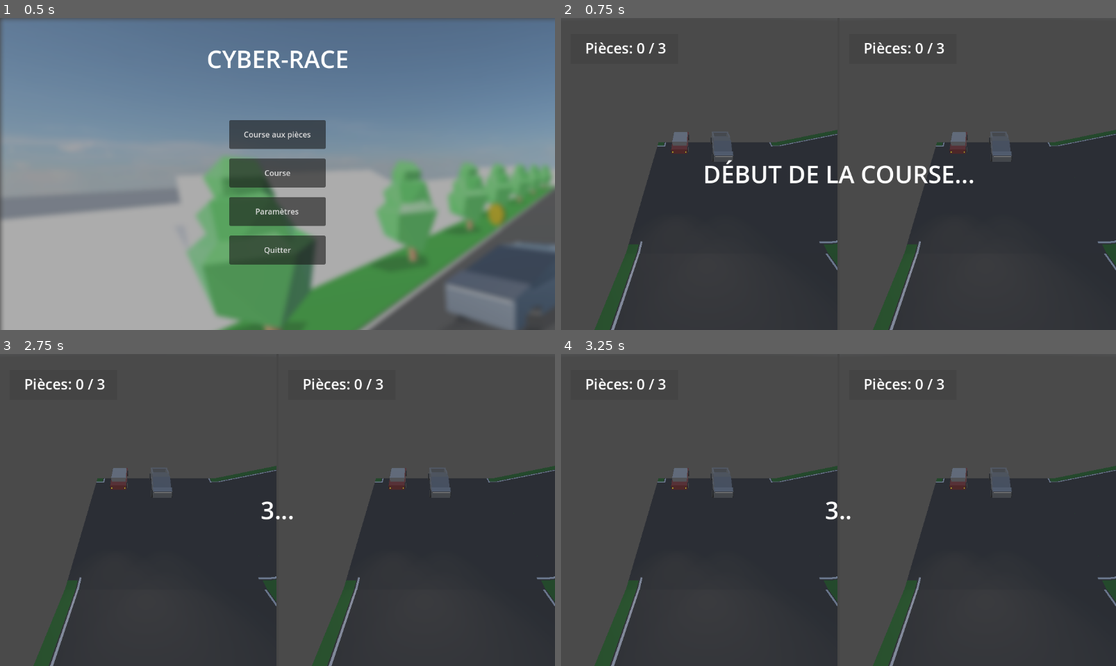
Above: before the commit, frames 1-4 (two rows, left to right).
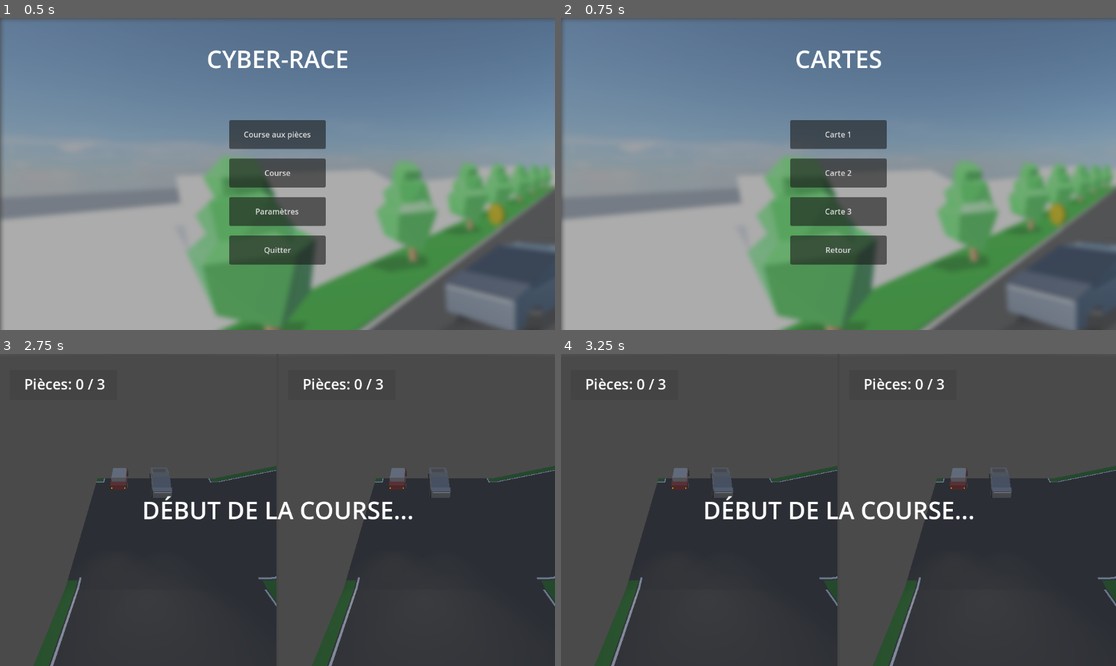
Above: after the commit, the same moments.

Repository: AntoineT01/Cyber-Race
Game: Godot game, scene res://Interface/main_menu.tscn
Same seed, same stepped clock (60 frames per second), same inputs: the game is played once before the commit and once after it. A sky picture missing from this copy of the repository is replaced by a grey-blue gradient.
Inputs (mouse positions are in pixels of both pictures, inside the frame that each line leads up to):
- Up to frame 1 (0.5 s): no input
- Up to frame 2 (0.75 s): click "Course aux pièces" at 0.5 s
- Up to frame 3 (2.75 s): click (277, 469) at 1.25 s, where only the run after the commit has a clickable "Carte 1"; tap Enter at 2 s; move the mouse to (399, 494) at 2.02 s; hold D (right_steering_1) from 2.03 s (still down); tap 0 (brake_2) at 2.1 s; click (399, 494) at 2.17 s
- Up to frame 4 (3.25 s): release D (right_steering_1) at 2.75 s; drag from (727, 525) to (810, 572) at 2.77 s

Frame 1 is identical in both runs. In frame 2, 96% of the frame differs, in the area x 0-100%, y 0-100%; in frame 3, 1.2%; in frame 4, 1.2%.
Error in both runs: Invalid access to property or key 'x' on a base object of type 'Nil'. (res://scripts/settings_manager.gd:49)

Commit message:
feat: Level selection feature

Diff:
--- /dev/null
+++ b/Interface/level_selection.gd
@@ -0,0 +1,26 @@
+extends Control
+
+@export var map1: String
+@export var map2: String
+@export var map3: String
+
+@onready var Map1Button = $CenterContainer/VBoxContainer/Map1
+@onready var Map2Button = $CenterContainer/VBoxContainer/Map2
+@onready var Map3Button = $CenterContainer/VBoxContainer/Map3
+
+@onready var menu = $"../Node"
+
+func _on_map_1_pressed() -> void:
+	print("Switching to : ", map1)
+	get_tree().change_scene_to_file(map1)
+
+
+func _on_map_2_pressed() -> void:
+	get_tree().change_scene_to_file(map2)
+
+func _on_map_3_pressed() -> void:
+	get_tree().change_scene_to_file(map3)
+
+func _on_quit_button_pressed() -> void:
+	self.visible = false
+	menu.visible = true
--- /dev/null
+++ b/Interface/level_selection.tscn
@@ -0,0 +1,100 @@
+[gd_scene load_steps=3 format=3 uid="uid://drv13t1lrwqrd"]
+
+[ext_resource type="Script" path="res://Interface/level_selection.gd" id="1_n4g8w"]
+[ext_resource type="Texture2D" uid="uid://cm1ip076ytvp4" path="res://assets/screen_accueil-blured.png" id="2_63e44"]
+
+[node name="LevelSelection" type="Control"]
+layout_mode = 3
+anchors_preset = 15
+anchor_right = 1.0
+anchor_bottom = 1.0
+grow_horizontal = 2
+grow_vertical = 2
+script = ExtResource("1_n4g8w")
+
+[node name="CanvasLayer" type="CanvasLayer" parent="."]
+layer = -2
+
+[node name="BackgroundImage" type="TextureRect" parent="CanvasLayer"]
+offset_right = 40.0
+offset_bottom = 40.0
+texture = ExtResource("2_63e44")
+
+[node name="ColorRect" type="ColorRect" parent="."]
+layout_mode = 1
+anchors_preset = 15
+anchor_right = 1.0
+anchor_bottom = 1.0
+grow_horizontal = 2
+grow_vertical = 2
+color = Color(0.237539, 0.237539, 0.237539, 0.427451)
+
+[node name="VBoxContainer2" type="VBoxContainer" parent="."]
+layout_mode = 1
+anchors_preset = 5
+anchor_left = 0.5
+anchor_right = 0.5
+offset_left = -147.5
+offset_top = 50.0
+offset_right = 147.5
+offset_bottom = 119.0
+grow_horizontal = 2
+
+[node name="MapsLabel" type="Label" parent="VBoxContainer2"]
+layout_mode = 2
+theme_override_font_sizes/font_size = 50
+text = "Cartes"
+horizontal_alignment = 1
+uppercase = true
+
+[node name="CenterContainer" type="CenterContainer" parent="."]
+layout_mode = 1
+anchors_preset = 8
+anchor_left = 0.5
+anchor_top = 0.5
+anchor_right = 0.5
+anchor_bottom = 0.5
+offset_left = -100.0
+offset_top = -150.0
+offset_right = 100.0
+offset_bottom = 150.0
+grow_horizontal = 2
+grow_vertical = 2
+
+[node name="VBoxContainer" type="VBoxContainer" parent="CenterContainer"]
+layout_mode = 2
+size_flags_horizontal = 3
+size_flags_vertical = 3
+theme_override_constants/separation = 20
+alignment = 1
+
+[node name="EmptyLabel" type="Label" parent="CenterContainer/VBoxContainer"]
+layout_mode = 2
+theme_override_font_sizes/font_size = 40
+horizontal_alignment = 1
+uppercase = true
+
+[node name="Map1" type="Button" parent="CenterContainer/VBoxContainer"]
+custom_minimum_size = Vector2(200, 60)
+layout_mode = 2
+text = "Carte 1"
+
+[node name="Map2" type="Button" parent="CenterContainer/VBoxContainer"]
+custom_minimum_size = Vector2(0, 60)
+layout_mode = 2
+text = "Carte 2"
+
+[node name="Map3" type="Button" parent="CenterContainer/VBoxContainer"]
+custom_minimum_size = Vector2(0, 60)
+layout_mode = 2
+text = "Carte 3"
+
+[node name="QuitButton" type="Button" parent="CenterContainer/VBoxContainer"]
+custom_minimum_size = Vector2(0, 60)
+layout_mode = 2
+text = "Retour"
+
+[connection signal="pressed" from="CenterContainer/VBoxContainer/Map1" to="." method="_on_map_1_pressed"]
+[connection signal="pressed" from="CenterContainer/VBoxContainer/Map2" to="." method="_on_map_2_pressed"]
+[connection signal="pressed" from="CenterContainer/VBoxContainer/Map3" to="." method="_on_map_3_pressed"]
+[connection signal="pressed" from="CenterContainer/VBoxContainer/QuitButton" to="." method="_on_quit_button_pressed"]
--- a/Interface/main_menu.gd
+++ b/Interface/main_menu.gd
@@ -1,13 +1,17 @@
-extends Control  # Le script est attaché au root node de la scène PauseMenu
+extends Control  # Le script est attaché au root node de la scène MainMenu
 
 # On récupère les boutons
-@onready var piece_race_button = $CenterContainer/VBoxContainer/PiecesRaceButton
-@onready var race_button = $CenterContainer/VBoxContainer/RaceButton
-@onready var settings_button = $CenterContainer/VBoxContainer/SettingsButton
-@onready var quit_button = $CenterContainer/VBoxContainer/QuitButton
+@onready var piece_race_button = $Node/CenterContainer/VBoxContainer/PiecesRaceButton
+@onready var race_button = $Node/CenterContainer/VBoxContainer/RaceButton
+@onready var settings_button = $Node/CenterContainer/VBoxContainer/SettingsButton
+@onready var quit_button = $Node/CenterContainer/VBoxContainer/QuitButton
+
+@onready var menu = $Node
+
+@onready var level_selection_race = $LevelSelectionRace
+@onready var level_selection_piece_race = $LevelSelectionPieceRace
 
 func _ready() -> void:
-
 	# Continue à fonctionner même en pause
 	self.process_mode = Node.PROCESS_MODE_ALWAYS
 
@@ -45,14 +49,16 @@
 func _on_quit_button_pressed() -> void:
 	get_tree().quit()  # Quitte le jeu
 
+# Bouton "Pieces Race"
+func _on_pieces_race_button_pressed() -> void:
+	menu.visible = false
+	level_selection_piece_race.visible = true
 
-func _on_pieces_race_button_pressed() -> void:
-	get_tree().change_scene_to_file("res://piece_race.tscn")
+# Bouton "Race"
+func _on_race_button_pressed() -> void:
+	menu.visible = false
+	level_selection_race.visible = true
 
-
-func _on_race_button_pressed() -> void:
-	get_tree().change_scene_to_file("res://main_scenes/race.tscn")
-
-
+# Bouton "Settings"
 func _on_settings_button_pressed() -> void:
-	get_tree().change_scene_to_file("res://Interface//settings_menu.tscn")
+	get_tree().change_scene_to_file("res://Interface/settings_menu.tscn")
--- a/Interface/main_menu.tscn
+++ b/Interface/main_menu.tscn
@@ -1,6 +1,7 @@
-[gd_scene load_steps=3 format=3 uid="uid://cnvha6who25l8"]
+[gd_scene load_steps=4 format=3 uid="uid://cnvha6who25l8"]
 
 [ext_resource type="Script" path="res://Interface/main_menu.gd" id="1_utu3e"]
+[ext_resource type="PackedScene" uid="uid://drv13t1lrwqrd" path="res://Interface/level_selection.tscn" id="2_4pe3n"]
 [ext_resource type="Texture2D" uid="uid://cm1ip076ytvp4" path="res://assets/screen_accueil-blured.png" id="2_5v4oc"]
 
 [node name="MainMenu" type="Control"]
@@ -12,15 +13,28 @@
 grow_vertical = 2
 script = ExtResource("1_utu3e")
 
-[node name="CanvasLayer" type="CanvasLayer" parent="."]
+[node name="LevelSelectionPieceRace" parent="." instance=ExtResource("2_4pe3n")]
+visible = false
+layout_mode = 1
+map1 = "res://piece_race.tscn"
+
+[node name="Node" type="Control" parent="."]
+layout_mode = 1
+anchors_preset = 15
+anchor_right = 1.0
+anchor_bottom = 1.0
+grow_horizontal = 2
+grow_vertical = 2
+
+[node name="CanvasLayer" type="CanvasLayer" parent="Node"]
 layer = -2
 
-[node name="BackgroundImage" type="TextureRect" parent="CanvasLayer"]
+[node name="BackgroundImage" type="TextureRect" parent="Node/CanvasLayer"]
 offset_right = 40.0
 offset_bottom = 40.0
 texture = ExtResource("2_5v4oc")
 
-[node name="ColorRect" type="ColorRect" parent="."]
+[node name="ColorRect" type="ColorRect" parent="Node"]
 layout_mode = 1
 anchors_preset = 15
 anchor_right = 1.0
@@ -29,7 +43,7 @@
 grow_vertical = 2
 color = Color(0.237539, 0.237539, 0.237539, 0.427451)
 
-[node name="VBoxContainer2" type="VBoxContainer" parent="."]
+[node name="VBoxContainer2" type="VBoxContainer" parent="Node"]
 layout_mode = 1
 anchors_preset = 5
 anchor_left = 0.5
@@ -40,14 +54,14 @@
 offset_bottom = 119.0
 grow_horizontal = 2
 
-[node name="Label" type="Label" parent="VBoxContainer2"]
+[node name="Label" type="Label" parent="Node/VBoxContainer2"]
 layout_mode = 2
 theme_override_font_sizes/font_size = 50
 text = "Cyber-Race"
 horizontal_alignment = 1
 uppercase = true
 
-[node name="CenterContainer" type="CenterContainer" parent="."]
+[node name="CenterContainer" type="CenterContainer" parent="Node"]
 layout_mode = 1
 anchors_preset = 8
 anchor_left = 0.5
@@ -55,46 +69,51 @@
 anchor_right = 0.5
 anchor_bottom = 0.5
 offset_left = -100.0
-offset_top = -150.0
+offset_top = -187.5
 offset_right = 100.0
-offset_bottom = 150.0
+offset_bottom = 187.5
 grow_horizontal = 2
 grow_vertical = 2
 
-[node name="VBoxContainer" type="VBoxContainer" parent="CenterContainer"]
+[node name="VBoxContainer" type="VBoxContainer" parent="Node/CenterContainer"]
 layout_mode = 2
 size_flags_horizontal = 3
 size_flags_vertical = 3
 theme_override_constants/separation = 20
 alignment = 1
 
-[node name="EmptyLabel" type="Label" parent="CenterContainer/VBoxContainer"]
+[node name="EmptyLabel" type="Label" parent="Node/CenterContainer/VBoxContainer"]
 layout_mode = 2
 theme_override_font_sizes/font_size = 40
 horizontal_alignment = 1
 uppercase = true
 
-[node name="PiecesRaceButton" type="Button" parent="CenterContainer/VBoxContainer"]
+[node name="PiecesRaceButton" type="Button" parent="Node/CenterContainer/VBoxContainer"]
 custom_minimum_size = Vector2(200, 60)
 layout_mode = 2
 text = "Course aux pièces"
 
-[node name="RaceButton" type="Button" parent="CenterContainer/VBoxContainer"]
+[node name="RaceButton" type="Button" parent="Node/CenterContainer/VBoxContainer"]
 custom_minimum_size = Vector2(0, 60)
 layout_mode = 2
 text = "Course"
 
-[node name="SettingsButton" type="Button" parent="CenterContainer/VBoxContainer"]
+[node name="SettingsButton" type="Button" parent="Node/CenterContainer/VBoxContainer"]
 custom_minimum_size = Vector2(0, 60)
 layout_mode = 2
 text = "Paramètres"
 
-[node name="QuitButton" type="Button" parent="CenterContainer/VBoxContainer"]
+[node name="QuitButton" type="Button" parent="Node/CenterContainer/VBoxContainer"]
 custom_minimum_size = Vector2(0, 60)
 layout_mode = 2
 text = "Quitter"
 
-[connection signal="pressed" from="CenterContainer/VBoxContainer/PiecesRaceButton" to="." method="_on_pieces_race_button_pressed"]
-[connection signal="pressed" from="CenterContainer/VBoxContainer/RaceButton" to="." method="_on_race_button_pressed"]
-[connection signal="pressed" from="CenterContainer/VBoxContainer/SettingsButton" to="." method="_on_settings_button_pressed"]
-[connection signal="pressed" from="CenterContainer/VBoxContainer/QuitButton" to="." method="_on_quit_button_pressed"]
+[node name="LevelSelectionRace" parent="." instance=ExtResource("2_4pe3n")]
+visible = false
+layout_mode = 1
+map1 = "res://main_scenes/race.tscn"
+
+[connection signal="pressed" from="Node/CenterContainer/VBoxContainer/PiecesRaceButton" to="." method="_on_pieces_race_button_pressed"]
+[connection signal="pressed" from="Node/CenterContainer/VBoxContainer/RaceButton" to="." method="_on_race_button_pressed"]
+[connection signal="pressed" from="Node/CenterContainer/VBoxContainer/SettingsButton" to="." method="_on_settings_button_pressed"]
+[connection signal="pressed" from="Node/CenterContainer/VBoxContainer/QuitButton" to="." method="_on_quit_button_pressed"]
